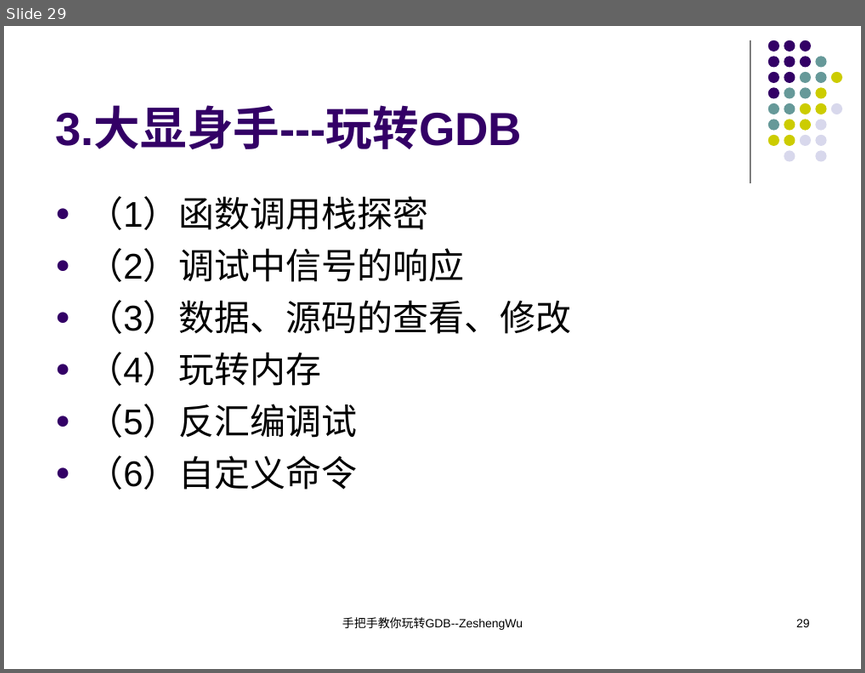
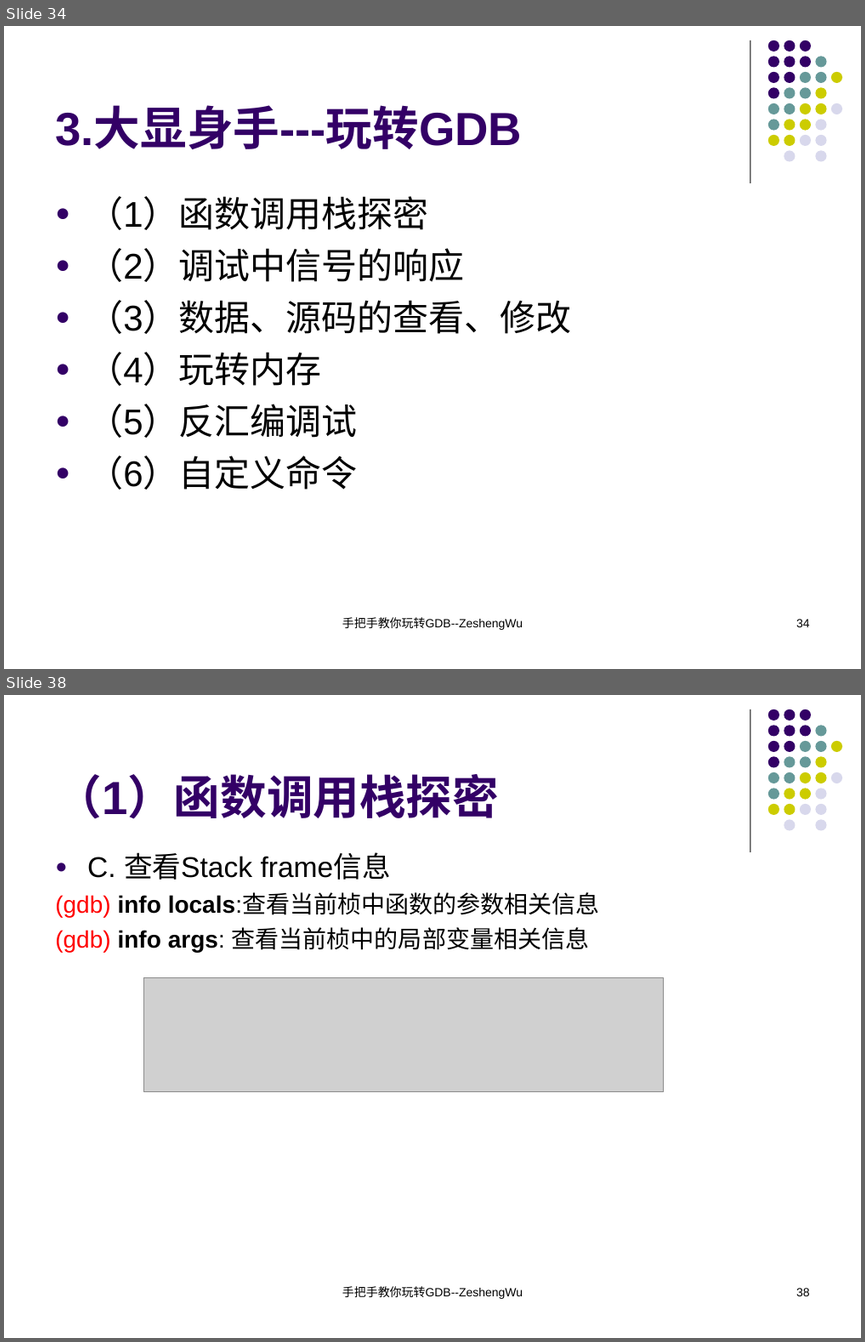
Before and after one commit to KublaikhanGeek/reactor, a slide deck: docs/手把手教你玩转GDB/手把手教你玩转GDB.ppt. Shown one above the other, each under a label of ours: slide 29 before the commit, slides 34 and 38 after it; the slides between them are not shown. The pictures are 865x673 and 865x1342 pixels, drawn with LibreOffice and Linux fonts; fonts in the diff are those of the drawing; grey boxes stand for pictures. Boxes give left, top, right and bottom in pixels: in the first picture for what was removed or moved away, otherwise in the second. Text is boxed around its words. In the diff, an @@ line names an element or a change of style, - is before the commit and + after.

```diff
--- a/docs/手把手教你玩转GDB/手把手教你玩转GDB.ppt
+++ b/docs/手把手教你玩转GDB/手把手教你玩转GDB.ppt
@@ slide 38 added at <box>4,695,861,1338</box>, background #FFFFFF; not listed: 32 template elements that a slide beside it also shows @@
@@ title added at <box>55,774,499,819</box>, 39 pt, text #330066, bold @@
+（1）函数调用栈探密
@@ text added at <box>55,852,600,952</box>, 20 pt, text #000000 @@
+● C. 查看Stack frame信息
+(gdb) info locals:查看当前桢中函数的参数相关信息
+(gdb) info args: 查看当前桢中的局部变量相关信息
@@ picture added at <box>143,978,664,1092</box> @@
@@ text added at <box>342,1286,522,1299</box>, 10 pt, text #000000 @@
+手把手教你玩转GDB--ZeshengWu
@@ page number added at <box>796,1287,810,1296</box>, 10 pt, text #000000 @@
+38
@@ what was slide 29 is now slide 34 @@
@@ page number at <box>796,618,810,627</box>: text changed @@
-29
+34
```
Also in this commit, not shown: 5 slides changed, 23 other slides added, 1 other file.
